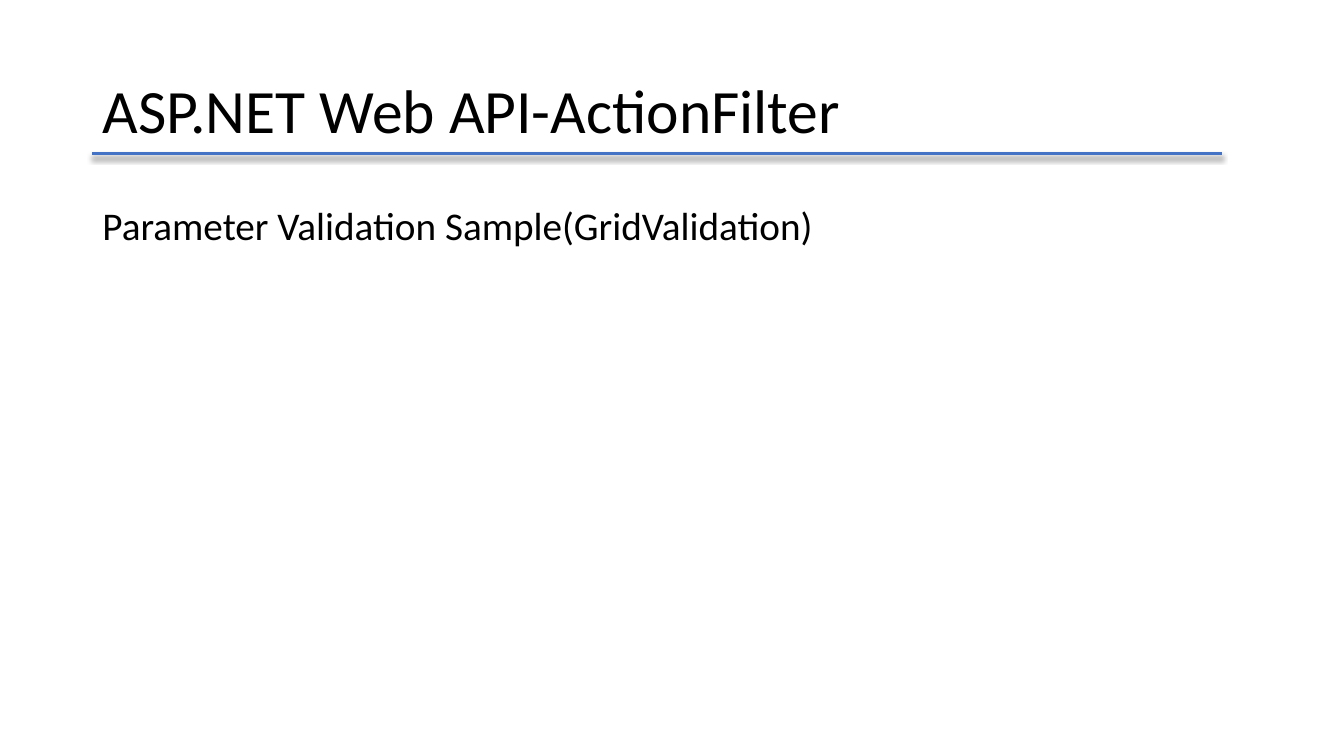
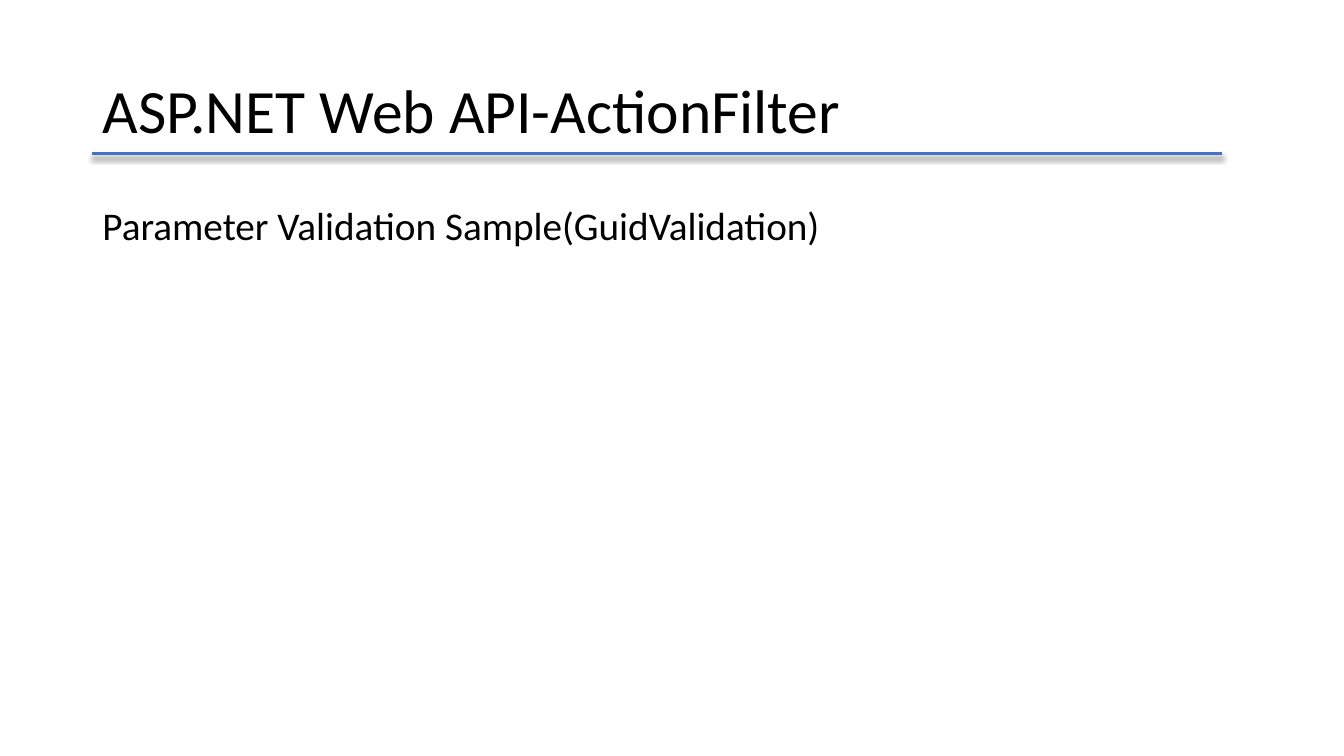
Before and after one commit to lbwxly/Todo, a slide deck: slide 17 of RestApiIntroduction.pptx. Drawn at 1344x756 pixels with LibreOffice and Linux fonts; fonts in the diff are those of the drawing. Boxes give left, top, right and bottom in pixels: in the first picture for what was removed or moved away, otherwise in the second. Text is boxed around its words. In the diff, an @@ line names an element or a change of style, - is before the commit and + after.

```diff
--- a/RestApiIntroduction.pptx
+++ b/RestApiIntroduction.pptx
@@ text at (102, 211, 819, 247): text changed @@
-Parameter Validation Sample(GridValidation)
+Parameter Validation Sample(GuidValidation)
```
Also in this commit, not shown: 5 other slides changed, 3 other files.
